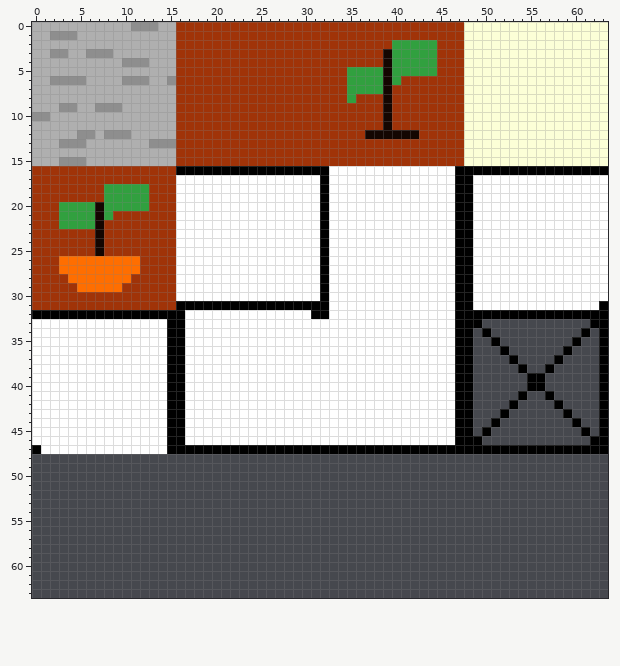
Pixel-art sprite -- assets/image/tileset.png. Above is the file before it was changed.
The file is 64x64 pixels.
After the commit:
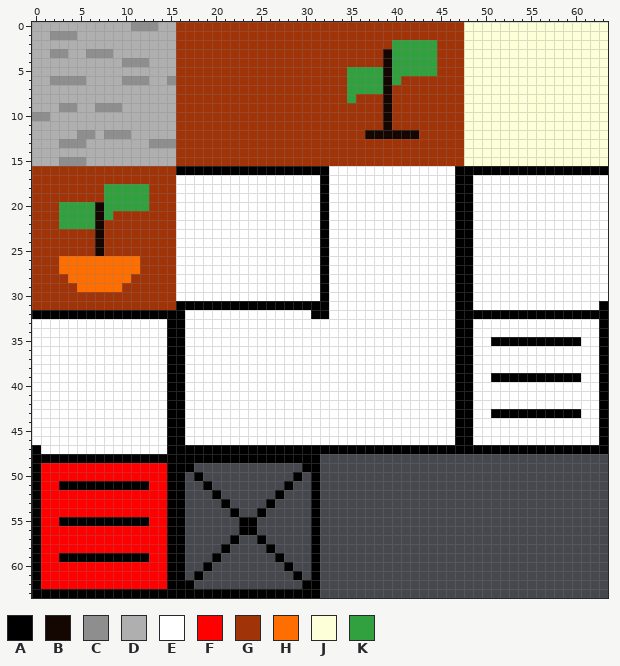
Palette (. is transparent): A #000000  B #140601  C #8e8e8e  D #afafaf  E #ffffff  F #ff0000  G #a03308  H #ff6e00  J #fcffd7  K #31a03f
The edit:
y 33: x 49..62 A............A -> EEEEEEEEEEEEEE
y 34: x 49..62 .A..........A. -> EEEEEEEEEEEEEE
y 35: x 49..50 .. -> EE; x 52..59 ........ -> AAAAAAAA; x 61..62 .. -> EE
y 36: x 49..62 ...A......A... -> EEEEEEEEEEEEEE
y 37: x 49..62 ....A....A.... -> EEEEEEEEEEEEEE
y 38: x 49..62 .....A..A..... -> EEEEEEEEEEEEEE
y 39: x 49..54 ...... -> EEAAAA; x 57..62 ...... -> AAAAEE
y 40: x 49..62 ......AA...... -> EEEEEEEEEEEEEE
y 41: x 49..62 .....A..A..... -> EEEEEEEEEEEEEE
y 42: x 49..62 ....A....A.... -> EEEEEEEEEEEEEE
y 43: x 49..51 ... -> EEA; x 53..58 ...... -> AAAAAA; x 60..62 ... -> AEE
y 44: x 49..62 ..A........A.. -> EEEEEEEEEEEEEE
y 45: x 49..62 .A..........A. -> EEEEEEEEEEEEEE
y 46: x 49..62 A............A -> EEEEEEEEEEEEEE
y 48: x 0..31 ................................ -> AAAAAAAAAAAAAAAAAAAAAAAAAAAAAAAA
y 49: x 0..17 .................. -> AFFFFFFFFFFFFFFAAA; x 30..31 .. -> AA
y 50: x 0..16 ................. -> AFFFFFFFFFFFFFFAA; x 18 . -> A; x 29 . -> A; x 31 . -> A
y 51: x 0..16 ................. -> AFFAAAAAAAAAAFFAA; x 19 . -> A; x 28 . -> A; x 31 . -> A
y 52: x 0..16 ................. -> AFFFFFFFFFFFFFFAA; x 20 . -> A; x 27 . -> A; x 31 . -> A
y 53: x 0..16 ................. -> AFFFFFFFFFFFFFFAA; x 21 . -> A; x 26 . -> A; x 31 . -> A
y 54: x 0..16 ................. -> AFFFFFFFFFFFFFFAA; x 22 . -> A; x 25 . -> A; x 31 . -> A
y 55: x 0..16 ................. -> AFFAAAAAAAAAAFFAA; x 23..24 .. -> AA; x 31 . -> A
y 56: x 0..16 ................. -> AFFFFFFFFFFFFFFAA; x 23..24 .. -> AA; x 31 . -> A
y 57: x 0..16 ................. -> AFFFFFFFFFFFFFFAA; x 22 . -> A; x 25 . -> A; x 31 . -> A
y 58: x 0..16 ................. -> AFFFFFFFFFFFFFFAA; x 21 . -> A; x 26 . -> A; x 31 . -> A
y 59: x 0..16 ................. -> AFFAAAAAAAAAAFFAA; x 20 . -> A; x 27 . -> A; x 31 . -> A
y 60: x 0..16 ................. -> AFFFFFFFFFFFFFFAA; x 19 . -> A; x 28 . -> A; x 31 . -> A
y 61: x 0..16 ................. -> AFFFFFFFFFFFFFFAA; x 18 . -> A; x 29 . -> A; x 31 . -> A
y 62: x 0..17 .................. -> AFFFFFFFFFFFFFFAAA; x 30..31 .. -> AA
y 63: x 0..31 ................................ -> AAAAAAAAAAAAAAAAAAAAAAAAAAAAAAAA
Pixel boxes of the changes (left, top, right, bottom) in both pictures:
changed: (473, 319, 599, 445)
added: (32, 454, 320, 598)
